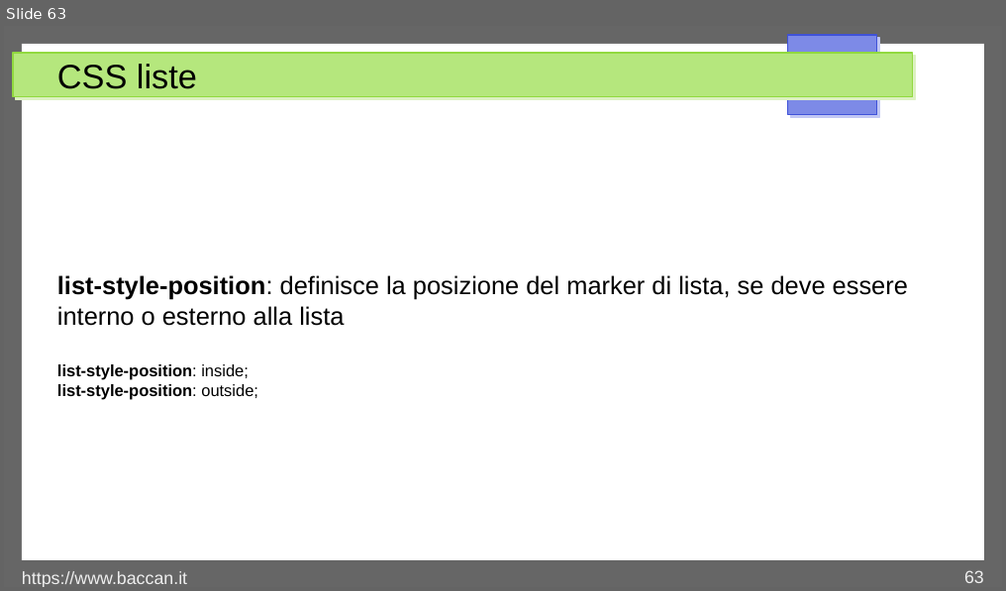
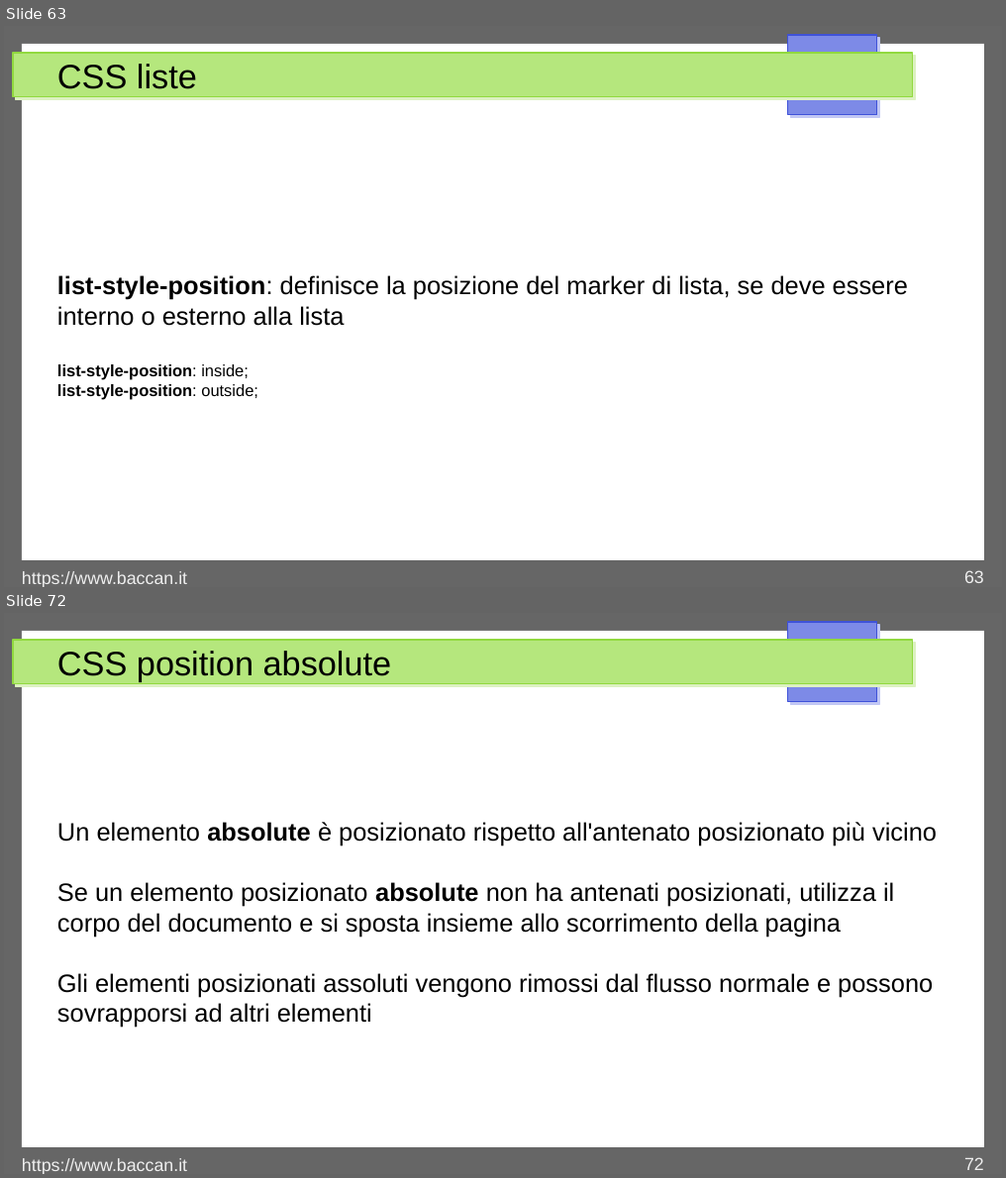
Before and after one commit to matteobaccan/CorsoCSS, a slide deck: Chapter_css.odp. Shown one above the other, each under a label of ours: slide 63 before the commit, slides 63 and 72 after it; the slides between them are not shown. The pictures are 1006x591 and 1006x1178 pixels, drawn with LibreOffice and Linux fonts; fonts in the diff are those of the drawing. Boxes give left, top, right and bottom in pixels: in the first picture for what was removed or moved away, otherwise in the second. Text is boxed around its words. In the diff, an @@ line names an element or a change of style, - is before the commit and + after.

Commit message:
Display e position

```diff
--- a/Chapter_css.odp
+++ b/Chapter_css.odp
@@ slide 72 added at (x1=4, y1=613, x2=1002, y2=1174), background #FFFFFF; not listed: 4 template elements that a slide beside it also shows @@
@@ title added at (x1=57, y1=651, x2=392, y2=681), 27 pt, text #000000 @@
+CSS position absolute
@@ text added at (x1=57, y1=822, x2=937, y2=1028), 20 pt, text #000000 @@
+Un elemento absolute è posizionato rispetto all'antenato posizionato più vicino
+Se un elemento posizionato absolute non ha antenati posizionati, utilizza il corpo del documento e si sposta insieme allo scorrimento della pagina
+Gli elementi posizionati assoluti vengono rimossi dal flusso normale e possono sovrapporsi ad altri elementi
@@ text added at (x1=22, y1=1158, x2=187, y2=1174), 14 pt, text #EEEEEE @@
+https://www.baccan.it
@@ page number added at (x1=964, y1=1157, x2=984, y2=1170), 14 pt, text #EEEEEE @@
+72
```
Also in this commit, not shown: 1 slide changed, 9 other slides added, 4 other files.
